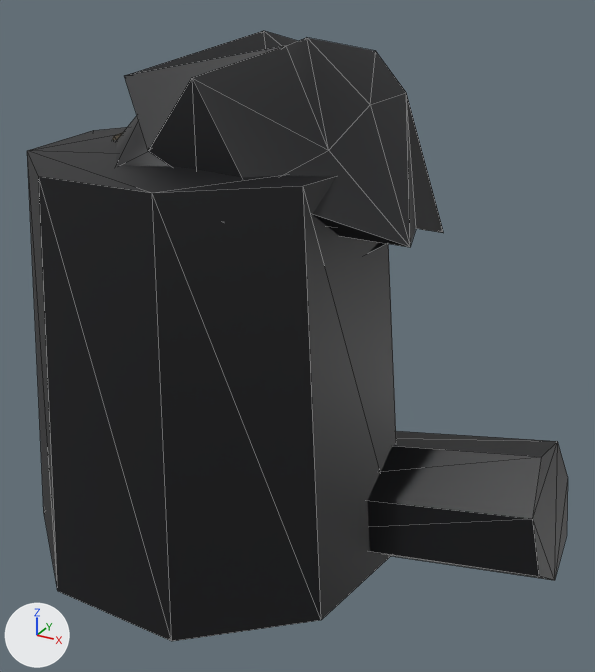
Renders of the glTF model assets/models/prop_stump.glb from each side of a commit.
Camera for both pictures: a camera (50 mm lens) standing at (1.092, -1.565, 1.454) and looking at (0.211, 0.037, 0.653). Arrows for +X, +Y and +Z are at lower left; the lights stay in place. The first picture is the older version. Mesh edges are drawn as thin lines. Vertices at exactly the same position are counted once.

Script lines for the objects in view, before the commit:
```python
me_prop = bpy.data.meshes.new('prop')
me_prop.from_pydata(...)  # 148 vertices, 272 faces; spans x -0.488..0.878, y -0.466..0.534, z 0.0..1.329
me_prop.materials.append(mat_defaultmaterial)
ob_prop = bpy.data.objects.new('prop', me_prop)
ob_prop.location = (0.0, 0.0, 0.0)
```
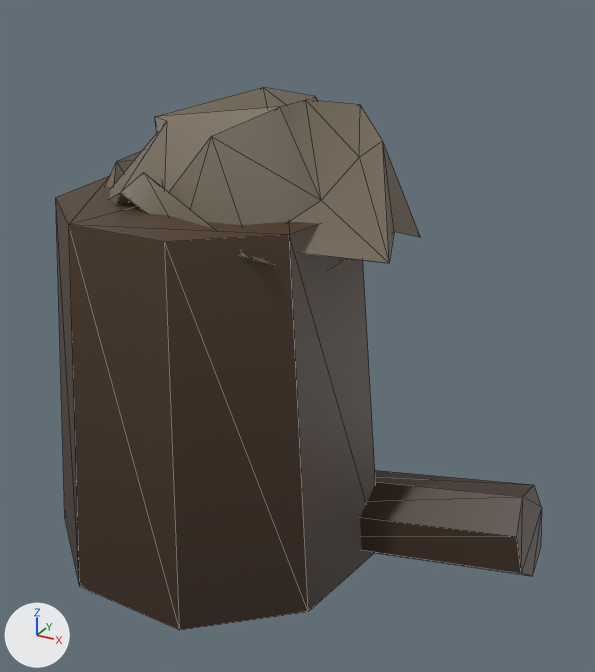
What differs and where, as boxes (x1, y1, x2, y2) in the pictures (595 x 672 px; the box of a moved part takes in the faces that stretch with it):
'prop', reshaped (10% narrower, 11% shorter)
    before: (27, 31, 568, 641)
    after: (56, 87, 542, 630)
part 1 of me_prop, moved or reshaped (not visible before)
    after: (56, 175, 375, 630)
part 2 of me_prop, moved or reshaped (mostly hidden before)
    before: (112, 132, 328, 227)
    after: (105, 87, 421, 266)
part 3 of me_prop, moved or reshaped (not visible before)
    after: (360, 470, 542, 576)
part 4 of me_prop, deleted
    before: (116, 31, 444, 252)
part 5 of me_prop, deleted
    before: (27, 127, 396, 641)
part 6 of me_prop, deleted
    before: (367, 431, 568, 580)

The change in detail:
me_prop is used by ob_prop; location (0.0, 0.0, 0.0).
me_prop had 148 vertices, 272 faces and spanned x -0.488..0.878, y -0.466..0.534, z 0.0..1.329.
me_prop now has 74 vertices, 136 faces and spans x -0.433..0.825, y -0.413..0.465, z 0.0..1.198.
me_prop part 1: the loose piece of 18 vertices spanning x -0.433..0.433, y -0.413..0.44, z 0.139..1.039 is moved by (0.0, 0.0, -0.061).
me_prop part 2: the loose piece of 42 vertices spanning x -0.302..0.502, y -0.256..0.465, z 0.888..1.26 is moved by (0.0, 0.0, -0.061).
me_prop part 3: the loose piece of 14 vertices spanning x 0.095..0.825, y 0.001..0.21, z 0.061..0.417 is moved by (0.0, 0.0, -0.061).
me_prop part 4: the loose piece of 42 vertices spanning x -0.35..0.559, y -0.31..0.534, z 0.824..1.329 is deleted.
me_prop part 5: the loose piece of 18 vertices spanning x -0.488..0.488, y -0.466..0.496, z 0.097..1.086 is deleted.
me_prop part 6: the loose piece of 14 vertices spanning x 0.042..0.878, y -0.049..0.265, z 0.0..0.478 is deleted.
